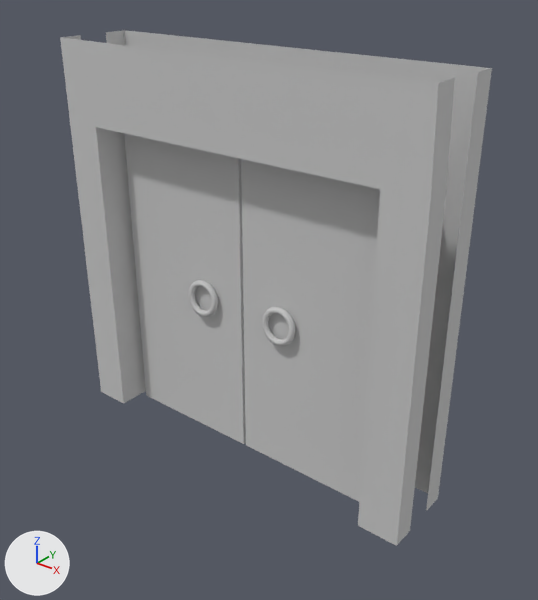
A saved change to the FBX model Assets/3D/wallPorte.FBX.
The view is the same before and after, from a 50 mm lens placed at (2.66, -3.14, 3.03), pointed at (0.14, 0.01, 1.08). Lighting does not change. The marker at lower left points along +X, +Y and +Z. Where no turn or scale is listed for an object, it has been applied to the vertices.

The first picture shows 'porte1', 'porte2', 'wallPorte'.
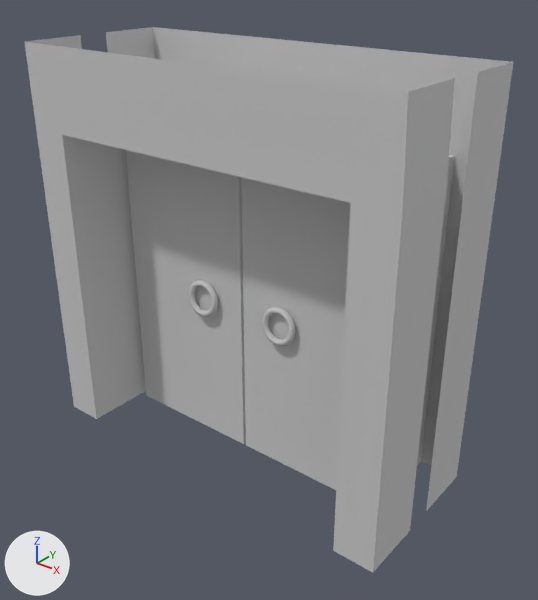
What the commit changed:
me_mesh is used by ob_wallporte; location (0.0, 0.0, 0.0).
me_mesh had 36 vertices, 21 faces and spanned x -1.25..1.25, y -0.25..0.25, z 0.0..2.5.
me_mesh now has 36 vertices, 21 faces and spans x -1.25..1.25, y -0.5..0.5, z 0.0..2.5.
me_mesh part 1: 24 of the vertices in x -1.25..1.25, y -0.25..0.25, z 0.0..2.5 are scaled about their middle by (1, 2, 1).

Pixel boxes (x1, y1, x2, y2) of what changed, in the pictures (538 x 600 px):
'wallPorte', reshaped (13% wider)
    before: (60, 30, 492, 546)
    after: (25, 27, 513, 572)
